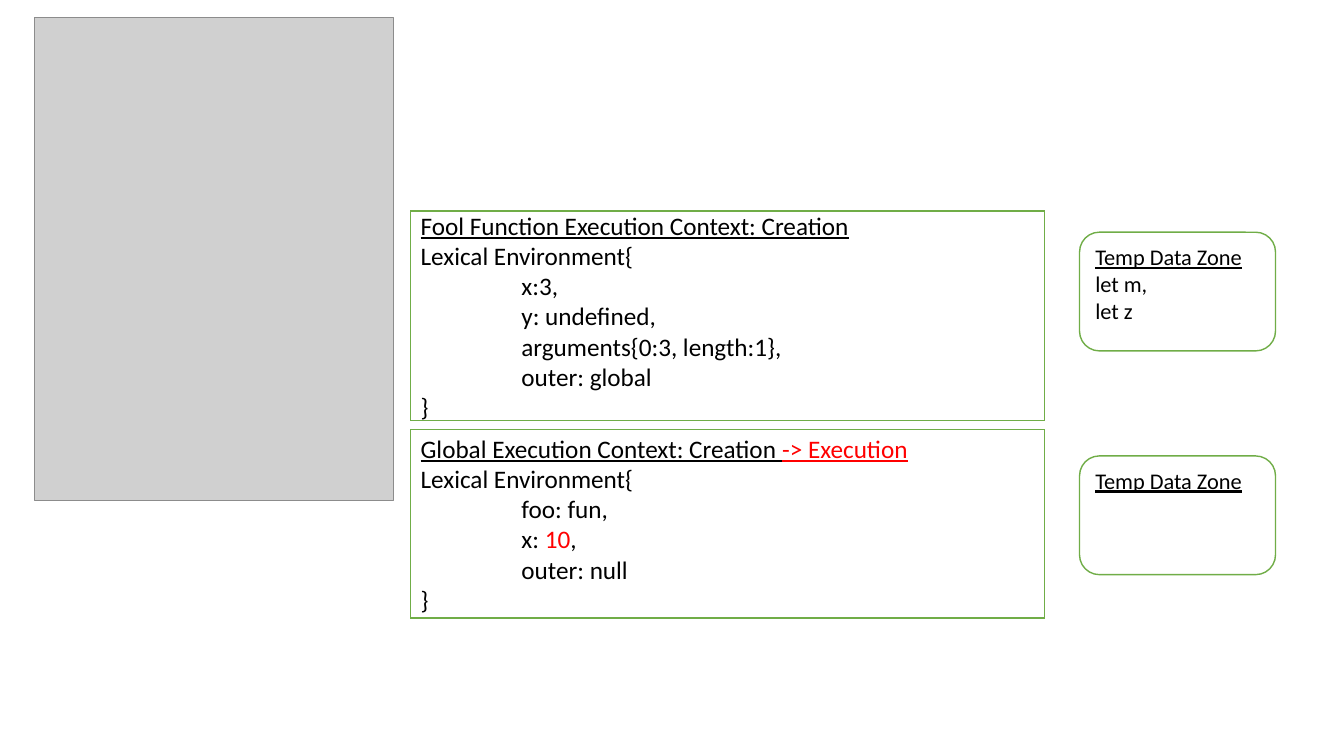
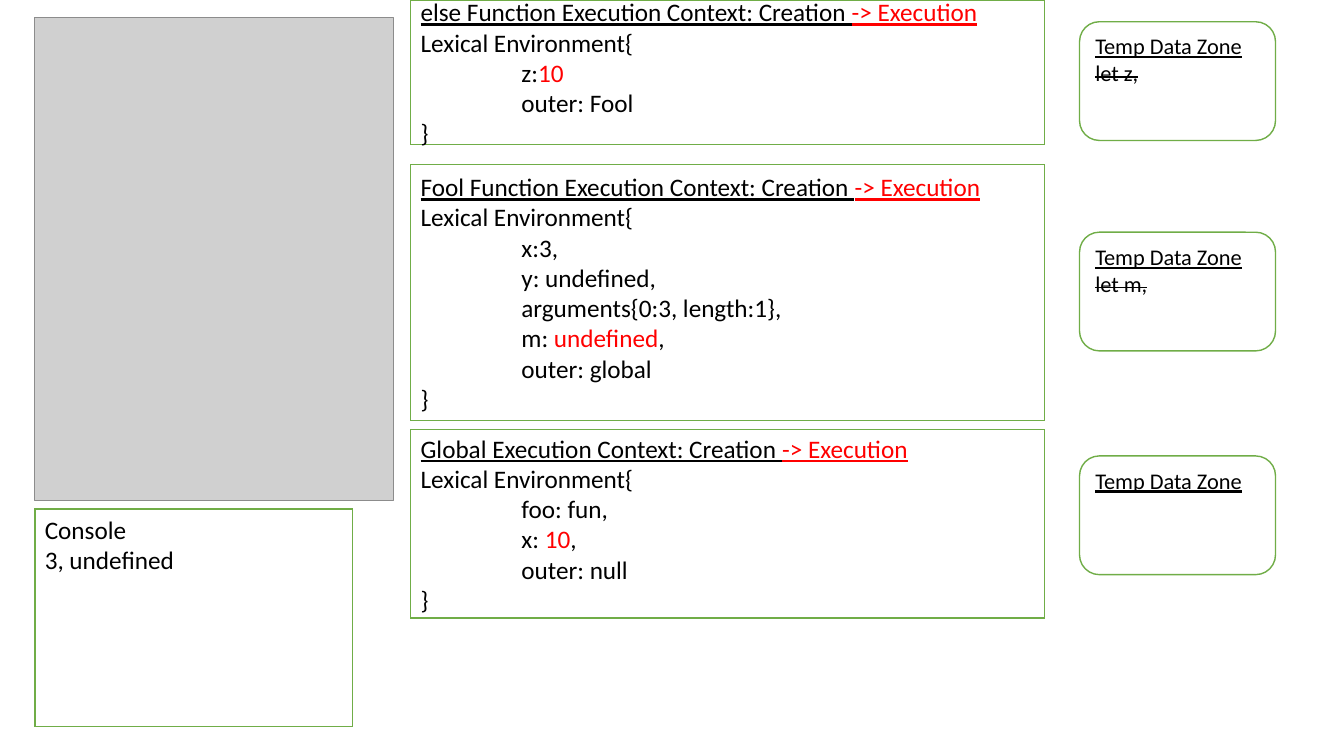
Before and after one commit to HeinHtetZawNeo/HeinHtetZawNeo.github.io, a slide deck: slide 12 of Lab6/ProblemB.pptx (slide 8 before the commit). Drawn at 1344x756 pixels with LibreOffice and Linux fonts; fonts in the diff are those of the drawing; grey boxes stand for pictures. Boxes give left, top, right and bottom in pixels: in the first picture for what was removed or moved away, otherwise in the second. Text is boxed around its words. In the diff, an @@ line names an element or a change of style, - is before the commit and + after.

```diff
--- a/Lab6/ProblemB.pptx
+++ b/Lab6/ProblemB.pptx
@@ rectangle added at (410,0,1045,144), fill #FFFFFF, outline #70AD47 1 pt, 18 pt, text #000000, underline @@
+else Function Execution Context: Creation -> Execution
+Lexical Environment{
+z:10
+outer: Fool
+}
@@ rounded rectangle added at (1080,22,1275,141), fill #FFFFFF, outline #70AD47 1 pt, 16 pt, text #000000, underline @@
+Temp Data Zone
+let z,
@@ rectangle "Fool Function Execution Context: Creation ...": place and size @@
-rectangle "Fool Function Execution Context: Creation ..." at (410,211,1045,420)
+rectangle "Fool Function Execution Context: Creation ..." at (410,164,1045,420)
@@ text in rectangle at (421,178,980,201): text changed @@
-Fool Function Execution Context: Creation
+Fool Function Execution Context: Creation -> Execution
@@ text in rounded rectangle at (1095,276,1147,295): strikethrough on in "let m," @@
@@ text in rectangle at (521,329,665,350): paragraph added @@
+m: undefined,
@@ text in rounded rectangle at (1095,303,1133,319): paragraph removed @@
-let z
@@ rectangle added at (35,509,353,727), fill #FFFFFF, outline #70AD47 1 pt, 18 pt, text #000000 @@
+Console
+3, undefined
```
Also in this commit, not shown: 7 other slides changed, 1 slide added, 7 other files.
